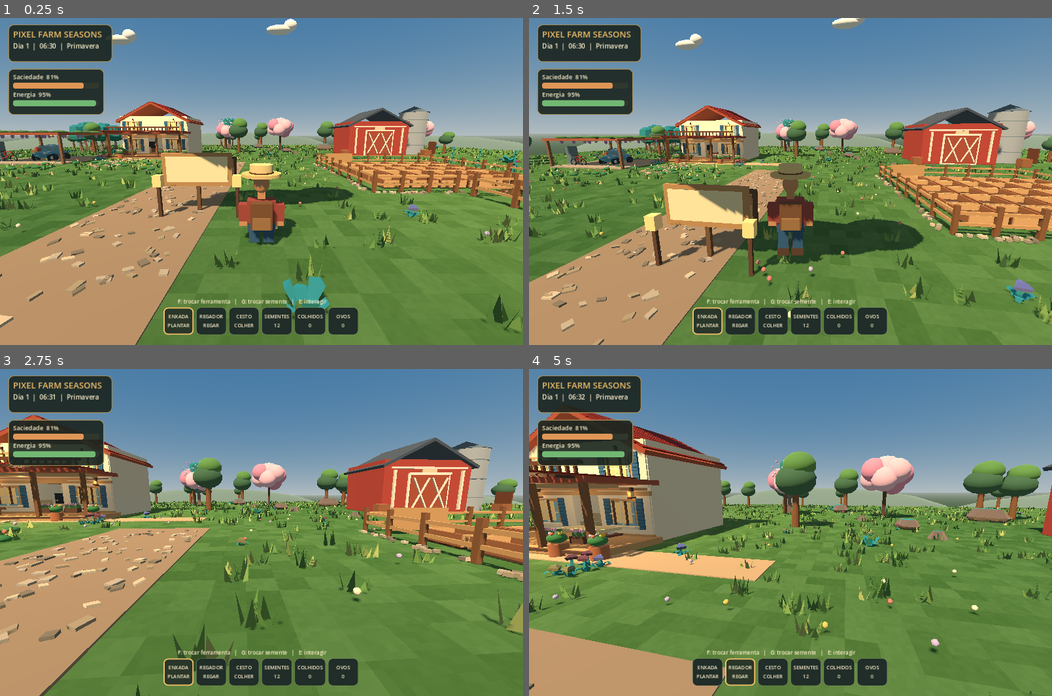
Above: before the commit, frames 1-4 (two rows, left to right).
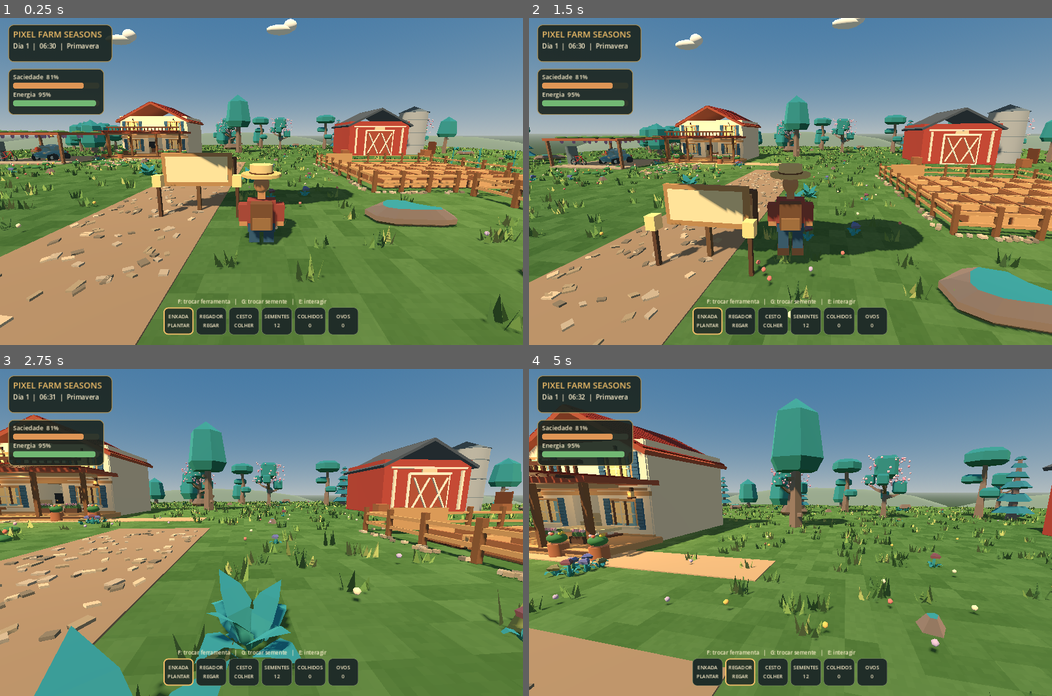
Above: after the commit, the same moments.

Repository: juniordev830/pixel-farm-seasons
Game: Godot game, scene res://scenes/farm_world.tscn
Two runs of this game, one before a commit and one after it. Both use one fixed random seed, a clock stepped at 60 frames per second and the inputs below.
Inputs (mouse positions are in pixels of both pictures, inside the frame that each line leads up to):
- Up to frame 1 (0.25 s): no input
- Up to frame 2 (1.5 s): tap Enter (ui_accept) at 0.5 s; move the mouse to (816, 181) at 0.52 s; hold Ctrl (crouch) 0.53-1.28 s; hold W (move_forward) from 0.53 s (still down); tap Space (jump) at 0.77 s; move the mouse to (764, 181) at 1.27 s; tap Shift (sprint) at 1.35 s
- Up to frame 3 (2.75 s): keep holding W (move_forward); tap Space (jump) at 1.52 s; move the mouse to (271, 525) at 2.02 s; hold V (toggle_camera) from 2.03 s (still down)
- Up to frame 4 (5 s): keep holding W (move_forward); move the mouse to (785, 539) at 2.77 s; release V (toggle_camera) at 2.78 s; tap F at 2.85 s; tap Space (jump) at 3.02, 3.77, 4.52 s; move the mouse to (827, 535) at 3.52 s; tap G at 3.6 s; move the mouse to (748, 529) at 4.27 s; tap E at 4.35 s

The runs differ from the first frame. In frame 1, 4.3% of the frame differs, in the area x 0-100%, y 23-93%; in frame 2, 5.9%; in frame 3, 10%, in the area x 6-100%, y 16-100%; in frame 4, 8.6%.

Commit message:
fix(visual): replace every primitive tree and detect imported props despite automatic Godot node renaming

Diff:
--- a/godot/scripts/asset_quality_pass.gd
+++ b/godot/scripts/asset_quality_pass.gd
@@ -40,6 +40,7 @@
         return null
     add_child(node)
     node.name = "3D asset " + filename.get_basename()
+    node.set_meta("asset_id", filename)
     node.position = at
     node.scale = Vector3.ONE * size
     node.rotation.y = spin
@@ -62,11 +63,11 @@
     var positions: Array[Vector3] = []
     var variations: Array[float] = []
     for node in world.get_children():
-        if node is MeshInstance3D and String(node.name).begins_with("Tronco"):
+        if node is MeshInstance3D and String(node.get_meta("native_prop", node.name)).begins_with("Tronco"):
             positions.append(Vector3(node.position.x, 0, node.position.z))
             variations.append(clampf(node.position.y / 1.4, 0.65, 1.45))
             node.visible = false
-        elif node is MeshInstance3D and (String(node.name).begins_with("Copa baixa") or String(node.name).begins_with("Copa alta")):
+        elif node is MeshInstance3D and (String(node.get_meta("native_prop", node.name)).begins_with("Copa baixa") or String(node.get_meta("native_prop", node.name)).begins_with("Copa alta")):
             node.visible = false
     for i in range(positions.size()):
         var filename := String(TREES[i % TREES.size()])
@@ -81,7 +82,7 @@
     var orchards: Array[Vector3] = []
     for node in details.get_children():
         if node is MeshInstance3D:
-            var title := String(node.name)
+            var title := String(node.get_meta("native_prop", node.name))
             if title.begins_with("Tronco do pomar"):
                 orchards.append(Vector3(node.position.x, 0, node.position.z))
             if title.begins_with("Tronco do pomar") or title.begins_with("Copa do pomar") or title.begins_with("Fruta do pomar"):
@@ -97,8 +98,8 @@
         return
     var centers: Array[Vector3] = []
     for node in details.get_children():
-        if node is MeshInstance3D and String(node.name).begins_with("Cerejeira"):
-            if String(node.name).begins_with("Cerejeira tronco"):
+        if node is MeshInstance3D and String(node.get_meta("cozy_kind", node.name)).begins_with("Cerejeira"):
+            if String(node.get_meta("cozy_kind", node.name)).begins_with("Cerejeira tronco"):
                 centers.append(Vector3(node.position.x, 0, node.position.z))
             node.visible = false
     # A smaller, more irregular blossom layer over a detailed imported tree.
@@ -205,7 +206,7 @@
     if car == null:
         return
     for node in car.get_children():
-        if node is MeshInstance3D and (String(node.name).begins_with("Fusca azul") or String(node.name).begins_with("Parabrisa Fusca") or String(node.name).begins_with("Pneu carro")):
+        if node is MeshInstance3D and (String(node.get_meta("native_prop", node.name)).begins_with("Fusca azul") or String(node.get_meta("native_prop", node.name)).begins_with("Parabrisa Fusca") or String(node.get_meta("native_prop", node.name)).begins_with("Pneu carro")):
             node.visible = false
     var blue := Color("#5b9db4")
     _round_sphere("Fusca carroceria arredondada", Vector3(0, 0.12, 0), Vector3(1.79, 1.00, 3.42), blue, car)
